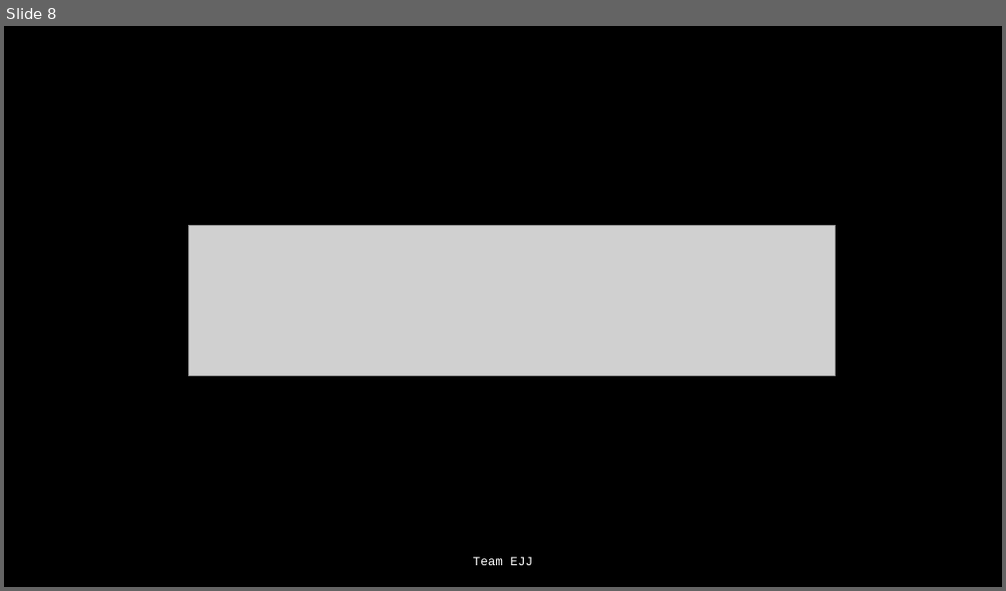
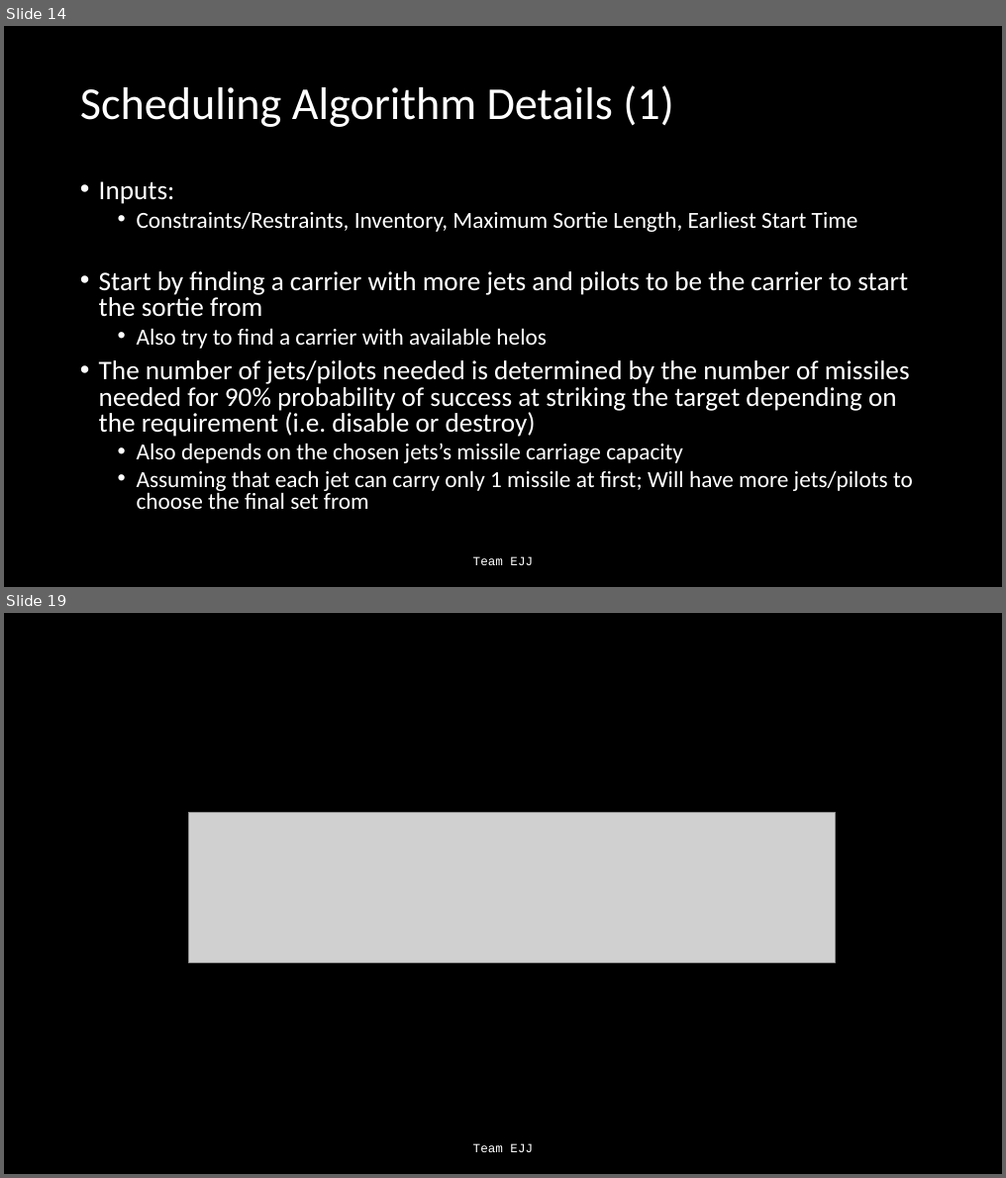
Before and after one commit to Jonathan805/RestrictedPlanning, a slide deck: TeamEJJ.pptx. Shown one above the other, each under a label of ours: slide 8 before the commit, slides 14 and 19 after it; the slides between them are not shown. The pictures are 1006x591 and 1006x1178 pixels, drawn with LibreOffice and Linux fonts; fonts in the diff are those of the drawing; grey boxes stand for pictures. Boxes give left, top, right and bottom in pixels: in the first picture for what was removed or moved away, otherwise in the second. Text is boxed around its words. In the diff, an @@ line names an element or a change of style, - is before the commit and + after.

Commit message:
updated ppt with algo details

```diff
--- a/TeamEJJ.pptx
+++ b/TeamEJJ.pptx
@@ slide 14 added at bbox=[4, 26, 1002, 587], background #000000 @@
@@ title added at bbox=[80, 85, 673, 127], 44 pt, text #FFFFFF @@
+Scheduling Algorithm Details (1)
@@ text added at bbox=[99, 181, 913, 509], 22.2 pt, text #FFFFFF @@
+• Inputs:
+  • Constraints/Restraints, Inventory, Maximum Sortie Length, Earliest Start Time
+• Start by finding a carrier with more jets and pilots to be the carrier to start the sortie from
+  • Also try to find a carrier with available helos
+• The number of jets/pilots needed is determined by the number of missiles needed for 90% probability of success at striking the target depending on the requirement (i.e. disable or destroy)
+  • Also depends on the chosen jets’s missile carriage capacity
+  • Assuming that each jet can carry only 1 missile at first; Will have more jets/pilots to choose the final set from
@@ text added at bbox=[473, 557, 533, 566], 12 pt, text #FFFFFF @@
+Team EJJ
@@ what was slide 8 is now slide 19 @@
```
Also in this commit, not shown: 7 slides changed, 10 other slides added.
